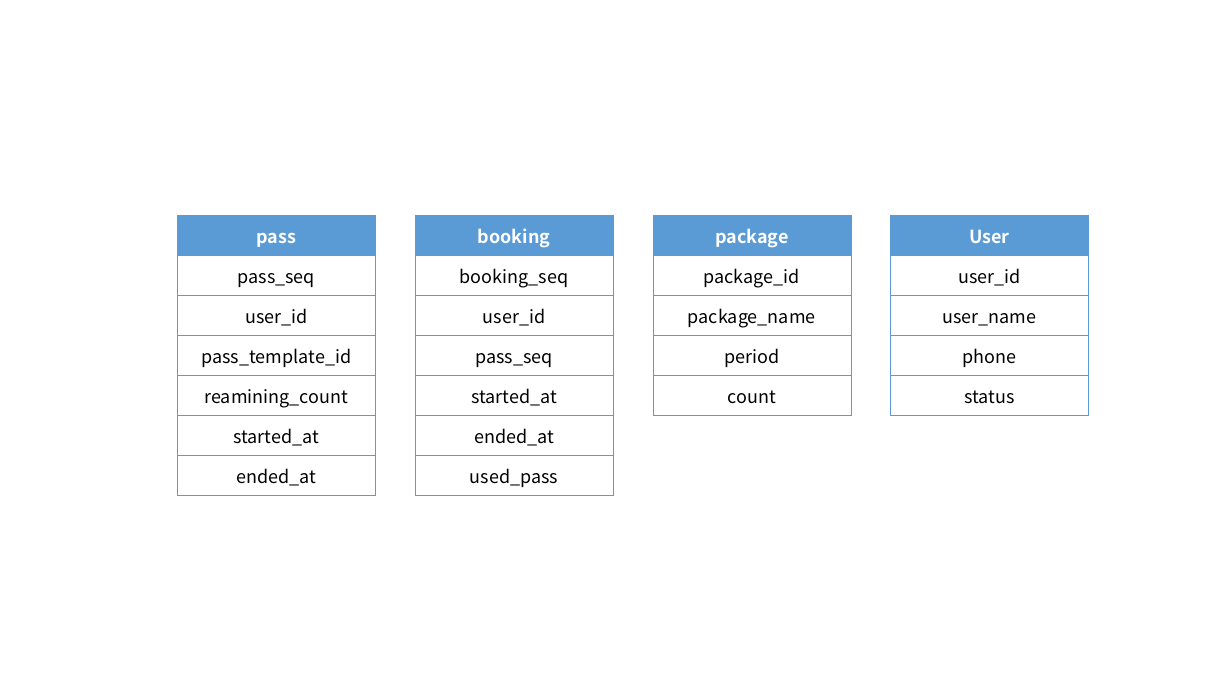
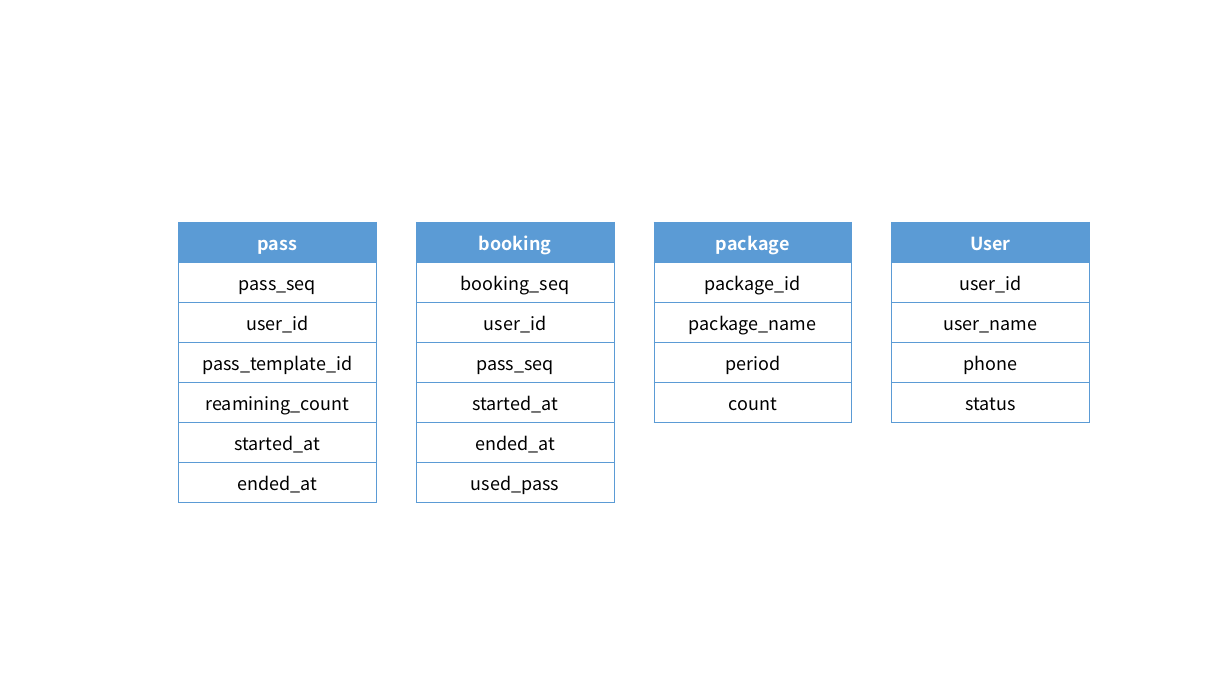
Before and after one commit to LeticiaKang/PT_-_-, a slide deck: slide 1 of document/[Batch 설계] PT 이용 서비스 만들기.pptx. Drawn at 1232x693 pixels with LibreOffice and Linux fonts; fonts in the diff are those of the drawing. Boxes give left, top, right and bottom in pixels: in the first picture for what was removed or moved away, otherwise in the second. Text is boxed around its words. In the diff, an @@ line names an element or a change of style, - is before the commit and + after.

Commit message:
#1 - Batch 구조 설계
1개의 헬스장 - 다수의 회원 을 기준으로 하여 작성하였음

```diff
--- a/document/[Batch 설계] PT 이용 서비스 만들기.pptx
+++ b/document/[Batch 설계] PT 이용 서비스 만들기.pptx
@@ 4 tables: place and size @@
-4 tables at [177,215,1089,495]
+4 tables at [178,223,1090,503]
```
